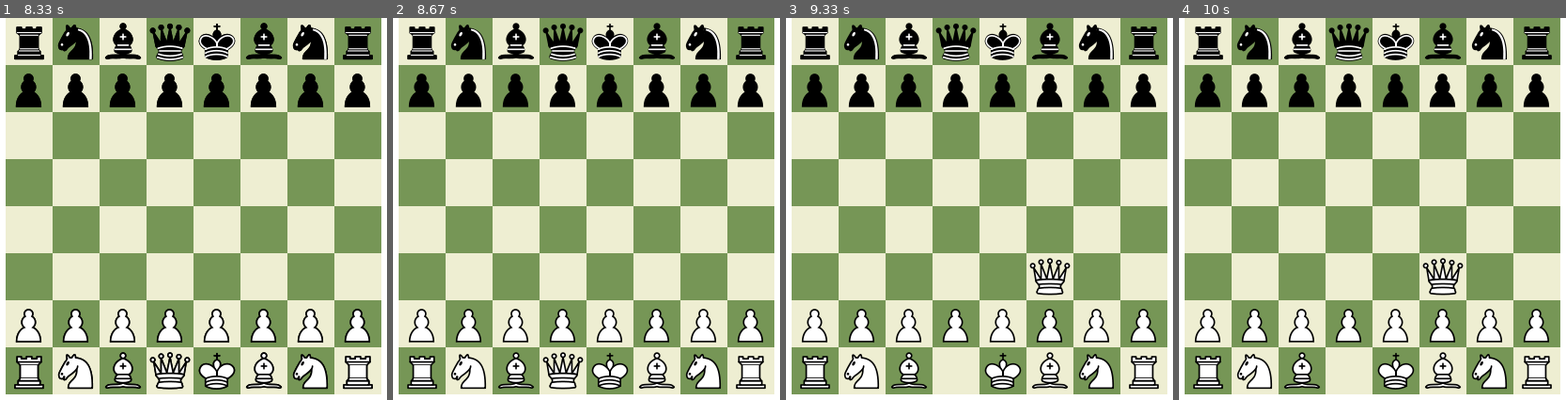
Above: before the commit, frames 1-4 (left to right).
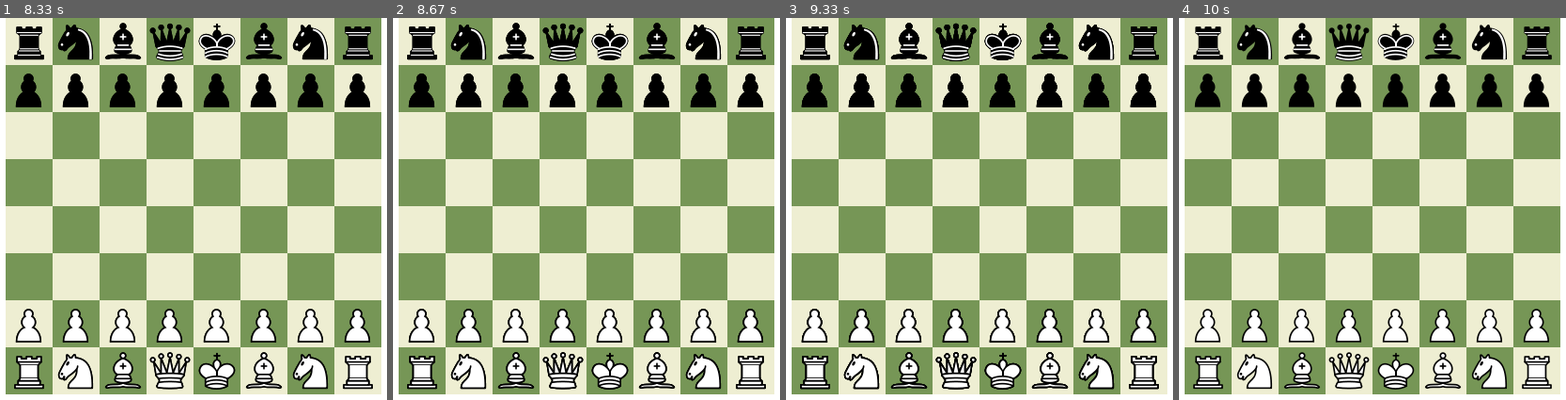
Above: after the commit, the same moments.

Repository: Lartg/pygame-chess
Game: pygame game, started from main.py
The game is run twice, just before and just after one commit, with the same random seed, the same clock (stepped at 60 frames per second) and the same inputs.
Inputs (mouse positions are in pixels of both pictures, inside the frame that each line leads up to):
- Up to frame 1 (8.33 s): click (30, 369) at 0.38 s; press the mouse at (30, 369) at 2.37 s; move the mouse to (185, 254) at 2.47 s; release the mouse at (340, 140) at 2.6 s; press the mouse at (77, 369) at 4.2 s; move the mouse to (131, 338) at 4.3 s; release the mouse at (185, 308) at 4.43 s; click (193, 350) at 7.05 s
- Up to frame 2 (8.67 s): press the mouse at (586, 350) at 8.37 s; move the mouse to (617, 361) at 8.47 s; release the mouse at (656, 377) at 8.6 s
- Up to frame 3 (9.33 s): press the mouse at (979, 350) at 8.7 s; move the mouse to (1018, 312) at 8.8 s; release the mouse at (1060, 277) at 8.93 s; press the mouse at (979, 350) at 9.03 s; move the mouse to (929, 365) at 9.13 s; release the mouse at (878, 384) at 9.27 s
- Up to frame 4 (10 s): press the mouse at (1372, 350) at 9.37 s; move the mouse to (1329, 338) at 9.47 s; release the mouse at (1291, 331) at 9.6 s

Frame 1 is identical in both runs. In frame 2, 2.2% of the frame differs, in the area x 3-97%, y 1-98%; in frame 3, 3.5%; in frame 4, 1.2%.

Commit message:
fixed all movement issues I think'

Diff:
--- a/pieces.py
+++ b/pieces.py
@@ -77,16 +77,32 @@
 class Bishop(Piece):
   def move(self, pieces, board, screen):
     new_position = board.return_board_position(pygame.mouse.get_pos())
-    translation = [self.position[0] - new_position[0], self.position[1] - new_position[1]]
+    translation = [-self.position[0] + new_position[0], -self.position[1] + new_position[1]]
+    x_increment = 1
+    if translation[0] < 0:
+      x_increment = -1
+    y_increment = 1
+    if translation[1] < 0:
+      y_increment = -1
+    paths = []
+    for x in range(0, abs(int(translation[0]/board.square_size))):
+        path = [self.position[0] + x*board.square_size*x_increment, self.position[1] + x*board.square_size*y_increment]
+        paths.append(path)
+    for piece in pieces:
+      if piece != self:
+        for path in paths:
+          if ('w' in self.name and 'w' in piece.name) or ('b' in self.name and 'b' in piece.name):
+              if piece.position == path:
+                paths = []
+                return
+
     if translation[0] != 0 and translation[1] != 0:
       if translation[0] % board.square_size == 0 and translation[1] % board.square_size == 0:
         if translation[0] / translation[1] == 1 or translation[0] / translation[1] == -1:
           self.position = board.return_board_position(pygame.mouse.get_pos())
           self.render_piece(screen)
           board.draw_board_squares(screen)
-          pass
-    pass
-  pass
+          return
 
 
 class Knight(Piece):
@@ -103,12 +119,39 @@
         self.position = board.return_board_position(pygame.mouse.get_pos())
         self.render_piece(screen)
         board.draw_board_squares(screen)
-
   pass
 
 class Rook(Piece):
   def move(self, pieces, board, screen):
     new_position = board.return_board_position(pygame.mouse.get_pos())
+    translation = [-self.position[0] + new_position[0], -self.position[1] + new_position[1]]
+    if translation[0] != 0:
+      translation = translation[0]
+      translation_axis = 'x'
+      translation_increment =1
+      if translation < 0:
+        translation_increment =-1
+    else:
+      translation = translation[1]
+      translation_axis = 'y'
+      translation_increment =1
+      if translation < 0:
+        translation_increment =-1
+    paths = []
+
+    for x in range(0, abs(int(translation/board.square_size))):
+      if translation_axis == 'x':
+        path = [self.position[0] + x*board.square_size*translation_increment, self.position[1]]
+      elif translation_axis == 'y':
+        path = [self.position[0], self.position[1] + x*board.square_size*translation_increment]
+      paths.append(path)
+    for piece in pieces:
+      if piece != self:
+        for path in paths:
+          if ('w' in self.name and 'w' in piece.name) or ('b' in self.name and 'b' in piece.name):
+              if piece.position == path:
+                paths = []
+                return
     if self.position == new_position:
       return
     elif self.position[0] ==  new_position[0]:
@@ -125,26 +168,75 @@
 class Queen(Piece):
   def move(self, pieces, board, screen):
     new_position = board.return_board_position(pygame.mouse.get_pos())
-    translation = [self.position[0] - new_position[0], self.position[1] - new_position[1]]
+    translation = [-self.position[0] + new_position[0], -self.position[1] + new_position[1]]
     if translation[0] != 0 and translation[1] != 0:
+      x_increment = 1
+      if translation[0] < 0:
+        x_increment = -1
+      y_increment = 1
+      if translation[1] < 0:
+        y_increment = -1
+      paths = []
+      for x in range(0, abs(int(translation[0]/board.square_size))):
+          path = [self.position[0] + x*board.square_size*x_increment, self.position[1] + x*board.square_size*y_increment]
+          paths.append(path)
+      for piece in pieces:
+        if piece != self:
+          for path in paths:
+            if ('w' in self.name and 'w' in piece.name) or ('b' in self.name and 'b' in piece.name):
+                if piece.position == path:
+                  paths = []
+                  return
       if translation[0] % board.square_size == 0 and translation[1] % board.square_size == 0:
         if translation[0] / translation[1] == 1 or translation[0] / translation[1] == -1:
           self.position = board.return_board_position(pygame.mouse.get_pos())
           self.render_piece(screen)
           board.draw_board_squares(screen)
           return
-    if self.position == new_position:
-      return
-    elif self.position[0] ==  new_position[0]:
+    else:
+      if translation[0] != 0:
+        translation = translation[0]
+        translation_axis = 'x'
+        translation_increment =1
+        if translation < 0:
+          translation_increment =-1
+      else:
+        translation = translation[1]
+        translation_axis = 'y'
+        translation_increment =1
+        if translation < 0:
+          translation_increment =-1
+      paths = []
+
+      for x in range(0, abs(int(translation/board.square_size))):
+        if translation_axis == 'x':
+          path = [self.position[0] + x*board.square_size*translation_increment, self.position[1]]
+        elif translation_axis == 'y':
+          path = [self.position[0], self.position[1] + x*board.square_size*translation_increment]
+        paths.append(path)
+      for piece in pieces:
+        if piece != self:
+          for path in paths:
+            if ('w' in self.name and 'w' in piece.name) or ('b' in self.name and 'b' in piece.name):
+                if piece.position == path:
+                  paths = []
+                  return
+      if self.position == new_position:
+        return
+      elif self.position[0] ==  new_position[0]:
+        pass
+      elif self.position[1] == new_position[1]:
+        pass
+      else:
+        return
+      self.position = board.return_board_position(pygame.mouse.get_pos())
+      self.render_piece(screen)
+      board.draw_board_squares(screen)
       pass
-    elif self.position[1] == new_position[1]:
-      pass
-    else:
-      return
-    self.position = board.return_board_position(pygame.mouse.get_pos())
-    self.render_piece(screen)
-    board.draw_board_squares(screen)
-    return
+    pass
+
+
+
 
 class King(Piece):
   def move(self, pieces, board, screen):
